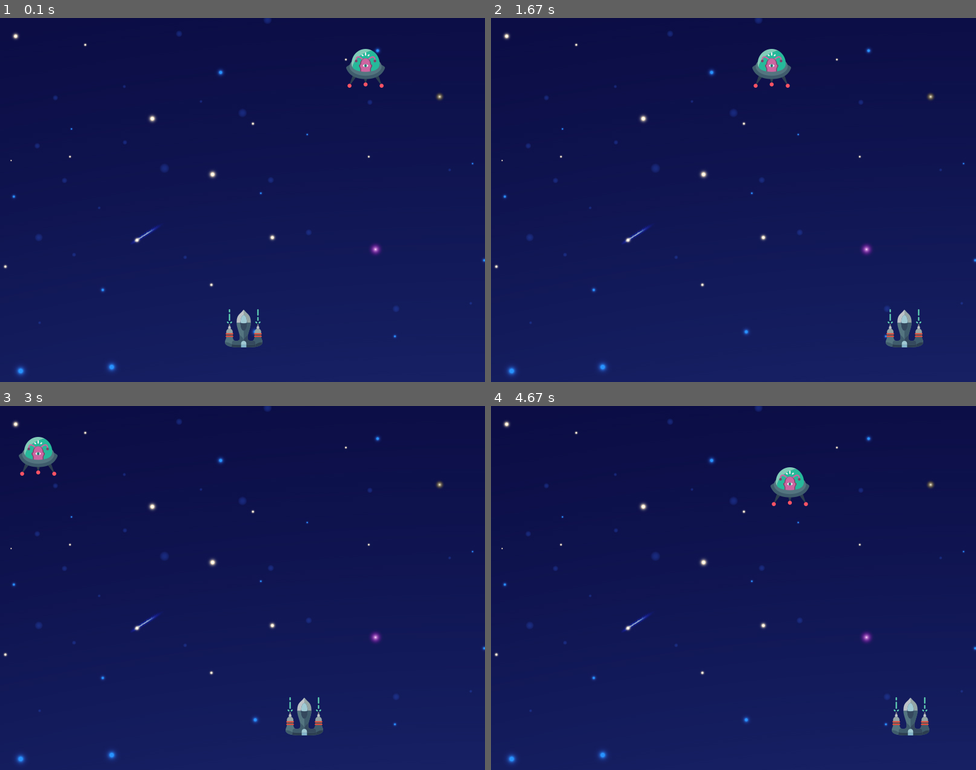
Above: before the commit, frames 1-4 (two rows, left to right).
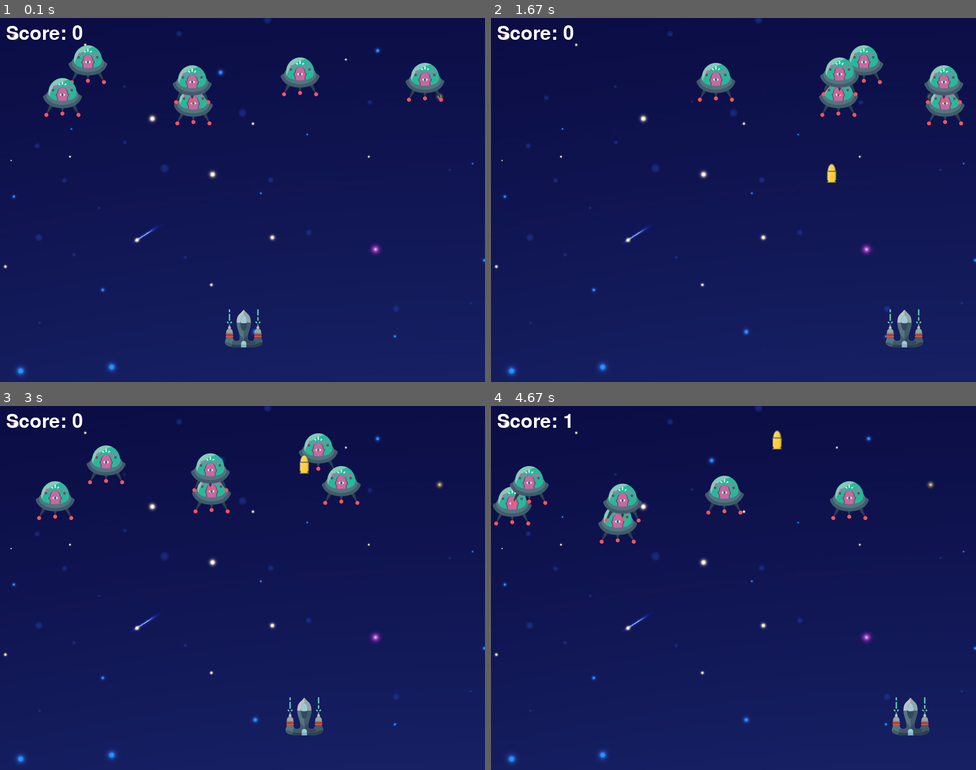
Above: after the commit, the same moments.

Repository: Physical-computing-UAB/pygame
Game: pygame game, started from fer_pygame.py
Two runs of this game, one before a commit and one after it. Both use one fixed random seed, a clock stepped at 60 frames per second and the inputs below.
Inputs:
- Up to frame 1 (0.1 s): no input
- Up to frame 2 (1.67 s): tap Space at 0.33, 0.73, 1.03, 1.23, 1.53 s; hold Right 0.67-1.13 s; hold Right 1.17-1.63 s
- Up to frame 3 (3 s): hold Left 1.67-2.2 s; tap Space at 1.73, 2.03, 2.3, 2.6, 2.73 s; hold Left 2.23-2.63 s; hold Right from 2.67 s (still down)
- Up to frame 4 (4.67 s): tap Space at 3.03, 3.4, 3.7, 3.9, 4.2, 4.4 s; release Right at 3.3 s; hold Left 3.33-3.8 s; hold Right 3.83-4.3 s; hold Right from 4.33 s (still down)

The runs differ from the first frame. In frame 1, 3.7% of the frame differs, in the area x 1-92%, y 2-30%; in frame 2, 3.7%; in frame 3, 3.8%, in the area x 1-75%, y 2-32%; in frame 4, 3.8%.

Commit message:
Full program

Diff:
--- a/fer_pygame.py
+++ b/fer_pygame.py
@@ -1,4 +1,6 @@
 import pygame
+from pygame import mixer
+import math
 import random
 
 
@@ -8,11 +10,16 @@
 
 # background
 background = pygame.image.load("space2.png")
+
+#backgroun sound
+mixer.music.load('background.wav')
+mixer.music.play(-1)
 
 # Title of the window
 pygame.display.set_caption("Space Invaders")
 icon = pygame.image.load("ufo.png")
 pygame.display.set_icon(icon)
+
 
 
 # Player
@@ -24,42 +31,122 @@
 bullet_offset = 480
 
 # ufo
-ufoImg = pygame.image.load('ufo.png')
-ufoX = random.randint(0,800)
-ufoY = random.randint(5,150)
-ufoX_change = 0
-ufoY_change = 0
-ufo_step_X_change = 5
-ufo_step_Y_change = 50
-
-ufoX_change = ufo_step_X_change
+ufoImg = []
+ufoX = []
+ufoY= []
+ufo_step_X_change = []
+ufo_step_Y_change= []
+ufoX_change = []
+ufoY_change = []
+num_of_enemies = 6
+
+ufoX_offset = 735
+ufoX_jump = 5
+ufoY_jump = 50
+for i in range(num_of_enemies):
+    ufoImg.append(pygame.image.load('ufo.png'))
+    ufoX.append(random.randint(0,ufoX_offset))
+    ufoY.append(random.randint(5,150))
+    ufo_step_X_change.append(ufoX_jump)
+    ufo_step_Y_change.append(ufoY_jump)
+    ufoX_change.append(ufo_step_X_change[i])
+    ufoY_change.append(ufo_step_X_change[i])
+
+
 
 
 #bullet
 bulletImg = pygame.image.load('bullet.png')
 bulletX = 0
-bulletY = random.randint(50,150)
+bulletY = bullet_offset
 bulletX_change = 0
-bulletY_change = bullet_offset
+bulletY_change = 0
 #"ready" you can't see the bullet
 #"fired" you see the bullet
 bullet_state = "ready"
 bullet_step_Y_change = 10
 
+bulletY_change = bullet_step_Y_change
 
 
 
 def player(x, y):
     screen.blit(playerImg, (x, y))
 
-def ufo(x,y):
-    screen.blit(ufoImg, (x, y))
+def ufo(x,y,i):
+    screen.blit(ufoImg[i], (x, y))
 
 def fire_bullet(x,y):
     global bullet_state
     bullet_state = "fired"
     screen.blit(bulletImg , (x+16, y+10))
 
+def isCollision(x1, y1, x2, y2):
+    distance = math.sqrt(math.pow(x1-x2, 2) + math.pow(y1-y2,2))
+    if distance < 27:
+        return True
+    else:
+        return False
+
+
+# score
+score_value =0
+font = pygame.font.Font('freesansbold.ttf', 32)
+textX = 10
+textY = 10
+
+def show_score(x,y):
+    score = font.render("Score: " + str(score_value), True, (255,255,255))
+    screen.blit(score, (x, y))
+
+
+# game over
+over_font = pygame.font.Font('freesansbold.ttf', 64)
+def game_over():
+    over_text = over_font.render("GAME OVER", True, (255,255,255))
+    screen.blit(over_text, (200, 250))
+
+    seguir_text = font.render("Press Y to continue / No to exit", True, (255,255,255))
+    screen.blit(seguir_text, (200, 400))
+
+    pygame.display.update()
+
+    mixer.music.pause()
+    pressed = 0
+    while (not pressed):
+        for event in pygame.event.get():
+            if event.type == pygame.QUIT:
+                running = False
+
+            if event.type == pygame.KEYDOWN:
+                if event.key == pygame.K_y:
+                    mixer.music.play(-1)
+                    pressed = 1
+                    inicializa_juego()
+                elif event.key == pygame.K_n:
+                    pygame.quit()
+                    exit
+
+
+
+
+def inicializa_juego():
+    for i in range(num_of_enemies):
+        ufoX[i] = random.randint(0,ufoX_offset)
+        ufoY[i] = random.randint(5,150)
+        ufo_step_X_change[i] = ufoX_jump
+        ufo_step_Y_change[i] = ufoY_jump
+        ufoX_change[i] = ufo_step_X_change[i]
+        ufoY_change[i] = ufo_step_X_change[i]
+
+
+
+
+
+#
+# Loop
+#
+
 running = True
 while running:
 
@@ -73,13 +160,16 @@
             running = False
 
         if event.type == pygame.KEYDOWN:
-            print("K_DOWN")
             if event.key == pygame.K_LEFT:
                 playerX_change = -player_step_change
             if event.key == pygame.K_RIGHT:
                 playerX_change = player_step_change
             if event.key == pygame.K_SPACE:
-                fire_bullet(playerX, bulletY )
+                if bullet_state == "ready":
+                    bullet_sound = mixer.Sound('laser.wav')
+                    bullet_sound.play()
+                    bulletX = playerX
+                    fire_bullet(bulletX, bulletY )
         if event.type == pygame.KEYUP:
                 if event.key == pygame.K_LEFT or event.key == pygame.K_RIGHT:
                     playerX_change=0
@@ -93,20 +183,51 @@
         playerX = 736
 
     # Checking for bounderies
-    ufoX += ufoX_change
-
-    if ufoX <= 0:
-        ufoX_change = ufo_step_X_change
-        ufoY +=  ufo_step_Y_change
-    elif ufoX >= 736:
-        ufoX_change = -ufo_step_X_change
+    for i in range(num_of_enemies):
+
+        # game over
+        if ufoY[i] > 200:
+            for j in range(num_of_enemies):
+                ufoY[j] = 2000
+            game_over()
+            break
+
+        ufoX[i] += ufoX_change[i]
+        if ufoX[i] <= 0:
+            ufoX_change[i] = ufo_step_X_change[i]
+            ufoY[i] +=  ufo_step_Y_change[i]
+        elif ufoX[i] >= ufoX_offset:
+            ufoX_change[i ] = -ufo_step_X_change[i]
+
+        # Check for the collision
+        collision = isCollision(ufoX[i], ufoY[i], bulletX, bulletY)
+        if collision:
+            explosion_sound = mixer.Sound('explosion.wav')
+            explosion_sound.play()
+            bulletY = bullet_offset
+            bullet_state = "ready"
+            ufoX[i] = random.randint(0,ufoX_offset)
+            ufoY[i] = random.randint(5,150)
+            score_value += 1
+
+        ufo(ufoX[i],ufoY[i],  i)
+
+
 
     # Bullet movement
+    if bulletY <= 0:
+        bulletY = bullet_offset
+        bullet_state = "ready"
+
     if bullet_state is "fired":
-        fire_bullet(playerX,bulletY)
+        fire_bullet(bulletX,bulletY)
         bulletY -= bulletY_change
 
+    # Check isCollision
+
+
     player(playerX, playerY)
-    ufo(ufoX,ufoY)
+
+    show_score(textX, textY)
 
     pygame.display.update()
Not shown, added: credits.txt
Binary file removed: paint-drops-black-background/290061-P6O4SC-288.jpg
Not shown, removed: paint-drops-black-background/License free.txt
Not shown, removed: paint-drops-black-background/License premium.txt
Binary file removed: space.png
Binary file removed: starry-night-with-falling-stars/2782095.jpg
Binary file removed: starry-night-with-falling-stars/2782096.jpg
Not shown, removed: starry-night-with-falling-stars/License free.txt
Not shown, removed: starry-night-with-falling-stars/License premium.txt
Not shown, added: background.wav
Not shown, added: explosion.wav
Not shown, added: laser.wav
(and 2 more such lines)
